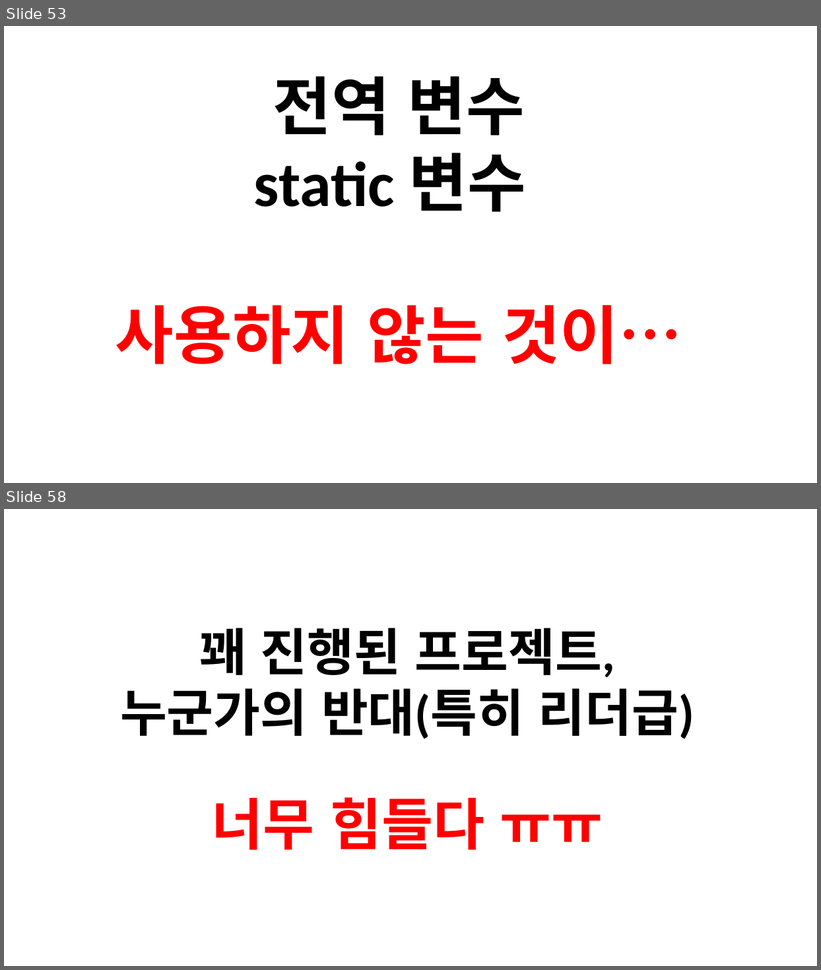
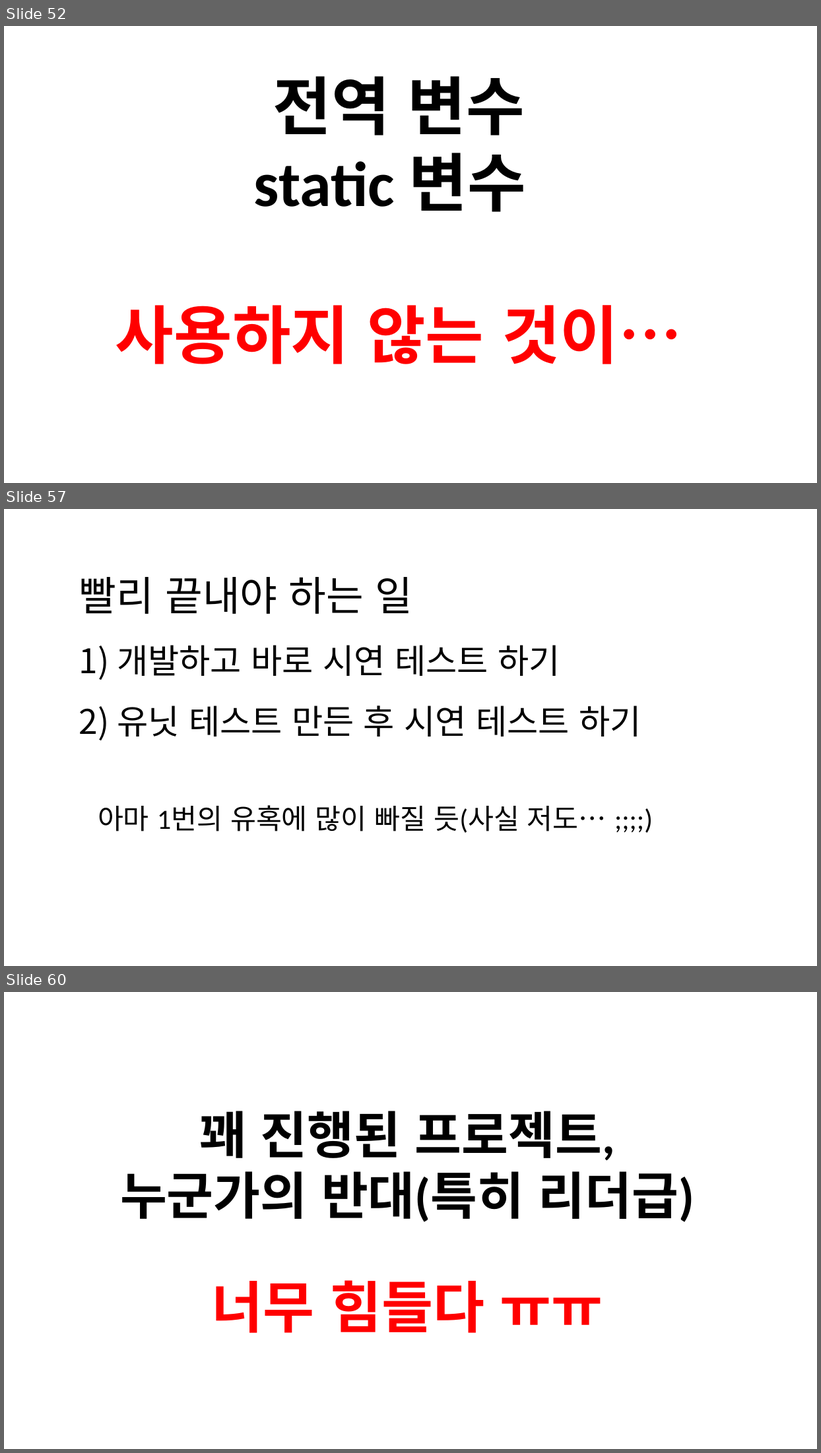
Before and after one commit to jacking75/conf_cpp_korea_2018-08, a slide deck: [C++ Korea 4th Seminar]Visual Cpp에서 유닛 테스트 하기.pptx. Shown one above the other, each under a label of ours: slides 53 and 58 before the commit, slides 52, 57 and 60 after it; the slides between them are not shown. The pictures are 821x970 and 821x1453 pixels, drawn with LibreOffice and Linux fonts; fonts in the diff are those of the drawing. Boxes give left, top, right and bottom in pixels: in the first picture for what was removed or moved away, otherwise in the second. Text is boxed around its words. In the diff, an @@ line names an element or a change of style, - is before the commit and + after.

```diff
--- a/[C++ Korea 4th Seminar]Visual Cpp에서 유닛 테스트 하기.pptx
+++ b/[C++ Korea 4th Seminar]Visual Cpp에서 유닛 테스트 하기.pptx
@@ slide 57 added at box(4, 509, 817, 966), background #FFFFFF @@
@@ text added at box(79, 577, 641, 741), 80 pt, text #000000 @@
+빨리 끝내야 하는 일
+1) 개발하고 바로 시연 테스트 하기
+2) 유닛 테스트 만든 후 시연 테스트 하기
@@ text added at box(98, 805, 607, 833), 66 pt, text #000000 @@
+아마 1번의 유혹에 많이 빠질 듯(사실 저도… ;;;;)
@@ what was slide 53 is now slide 52 @@
@@ what was slide 58 is now slide 60 @@
```
Also in this commit, not shown: 7 slides changed, 5 other slides added, 5 slides removed, 16 other files.
